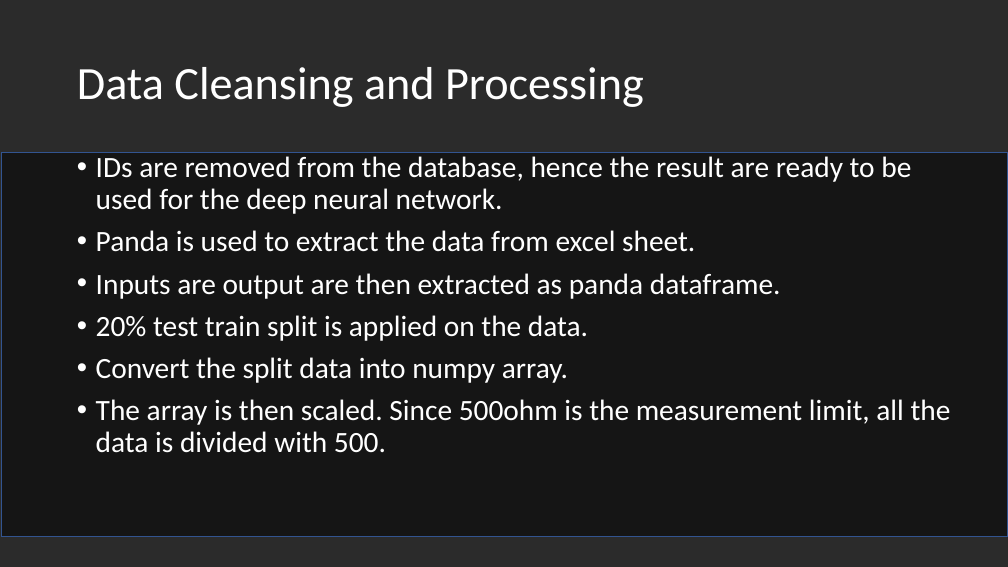
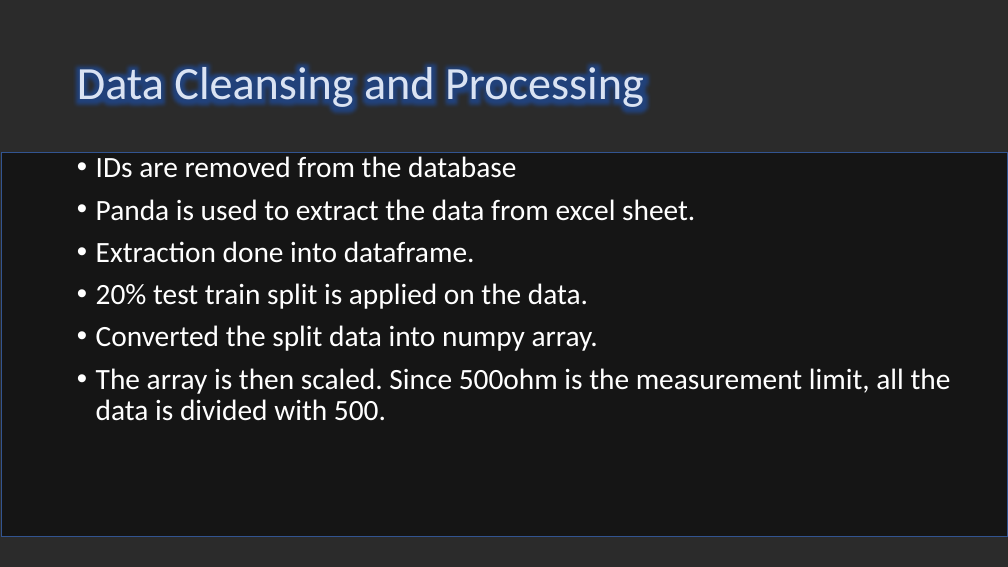
Before and after one commit to optimusium/PSUPR2, a slide deck: slide 21 of CA2 Identifying Wafer Failures with Deep Learning2_26Sep19.pptx (slide 19 before the commit). Drawn at 1008x567 pixels with LibreOffice and Linux fonts; fonts in the diff are those of the drawing; background and template pictures are left out; a plain dark background stands for a picture behind light text. Boxes give left, top, right and bottom in pixels: in the first picture for what was removed or moved away, otherwise in the second. Text is boxed around its words. In the diff, an @@ line names an element or a change of style, - is before the commit and + after.

```diff
--- a/CA2 Identifying Wafer Failures with Deep Learning2_26Sep19.pptx
+++ b/CA2 Identifying Wafer Failures with Deep Learning2_26Sep19.pptx
@@ title "Data Cleansing and Processing" at (x1=77, y1=61, x2=644, y2=111): text colour #FFFFFF to #DAE3F3 @@
@@ text at (x1=96, y1=156, x2=516, y2=178): text changed @@
-• IDs are removed from the database, hence the result are ready to be used for the deep neural network.
+• IDs are removed from the database
@@ text at (x1=96, y1=241, x2=475, y2=263): text changed @@
-• Inputs are output are then extracted as panda dataframe.
+• Extraction done into dataframe.
@@ text at (x1=96, y1=325, x2=598, y2=351): text changed @@
-• Convert the split data into numpy array.
+• Converted the split data into numpy array.
```
Also in this commit, not shown: 17 other slides changed, 2 slides added, 3 slides removed, 4 other files.
